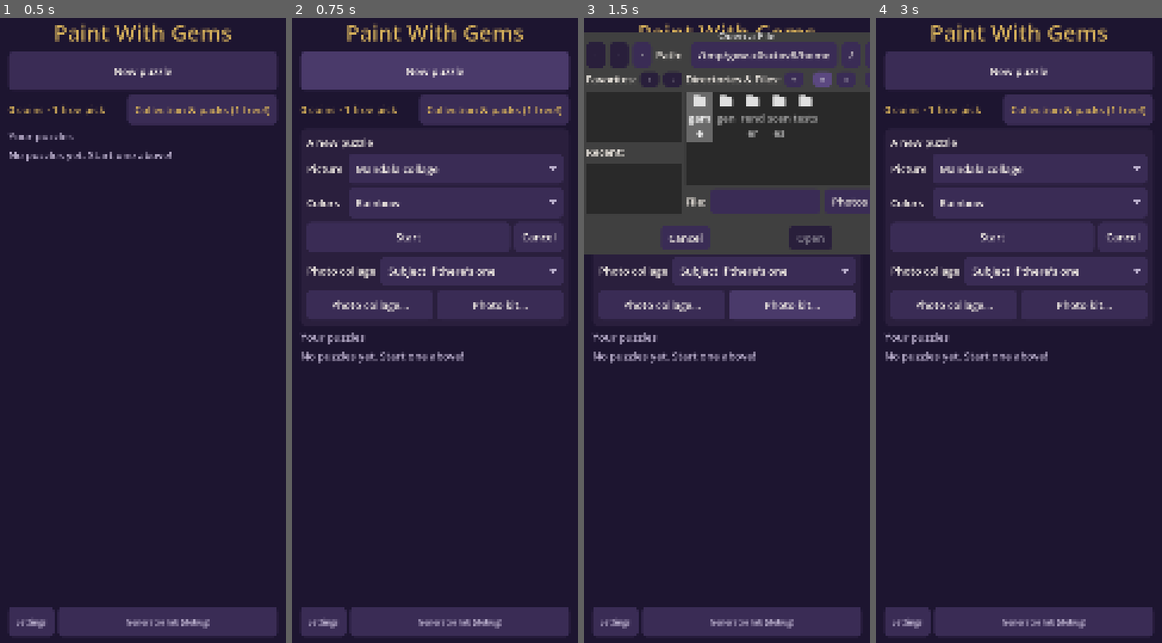
Above: before the commit, frames 1-4 (left to right).
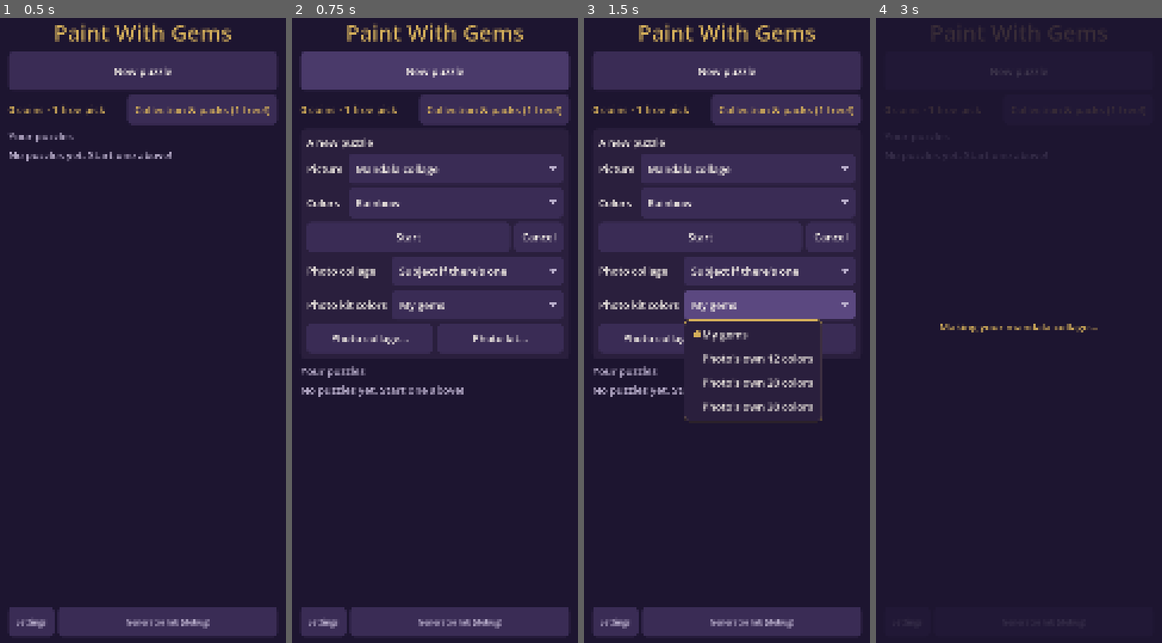
Above: after the commit, the same moments.

Repository: squishter/redesigned-octo-pancake
Game: Godot game, scene res://scenes/game/app.tscn
Two runs of this game, one before a commit and one after it. Both use one fixed random seed, a clock stepped at 60 frames per second and the inputs below.
Inputs (mouse positions are in pixels of both pictures, inside the frame that each line leads up to):
- Up to frame 1 (0.5 s): no input
- Up to frame 2 (0.75 s): click "New puzzle" at 0.5 s
- Up to frame 3 (1.5 s): click (769, 305) at 1.25 s, where only the run after the commit has a clickable "My gems"
- Up to frame 4 (3 s): click "New puzzle" at 2 s; click "Start" at 2.75 s

Frame 1 is identical in both runs. In frame 2, 6.0% of the frame differs, in the area x 3-95%, y 39-61%; in frame 3, 23%; in frame 4, 33%, in the area x 3-97%, y 0-99%.

Commit message:
Photo kits can use the photo's own colors instead of her gems
A "Photo kit colors" choice: her gems (as before), or the photo's own
12, 20 or 30 colors (k-means in Lab, exact, no gem ids) with lighter
diffusion. On sample photos 12 own colors come to 2-4 ΔE against the
photo, versus 8-10 with the 10 starting gems.

Co-Authored-By: Claude Opus 5.5 <noreply@anthropic.com>
Claude-Session: https://claude.ai/code/session_012LQ98ouQSfmigWkvsK1VMn

Diff:
--- a/game/puzzle_maker.gd
+++ b/game/puzzle_maker.gd
@@ -25,6 +25,9 @@
 ## (from a little way off), lower scatters fewer odd drills.
 const PHOTO_KIT_CELLS := 6000
 const PHOTO_DITHER := 0.85
+## With the photo's own colors (request `kit_colors` > 0) the palette
+## already fits the photo, so less carries on.
+const PHOTO_OWN_DITHER := 0.5
 ## Picture features make() knows (GemCatalog.FEATURES must be among them).
 const FEATURES := ["frames", "backgrounds", "collars", "zoom", "wobble"]
 
@@ -39,7 +42,8 @@
 ##
 ## Photo puzzles (GemCatalog.PHOTO_MODES) take `photo` (an Image) in the
 ## request instead of a theme (and photo collages `subject`, see
-## PhotoEdges); the photo isn't kept in the puzzle's request.
+## PhotoEdges; photo kits `kit_colors`: 0 for her gem colors, else that
+## many of the photo's own colors); the photo isn't kept in the request.
 static func make(request: Dictionary, unlocks: Dictionary) -> Dictionary:
 	if request.get("photo") is Image:
 		return _photo(request, unlocks)
@@ -101,8 +105,9 @@
 	if request["type"] == "photo_kit":
 		var rng := RandomNumberGenerator.new()
 		rng.seed = hash([seed_value, "kit"])
+		opts["kit_colors"] = int(request.get("kit_colors", 0))
 		picture = _kit(seed_value, opts, unlocks, rng, photo)
-		picture["source"] = {"kind": "photo"}
+		picture["source"] = {"kind": "photo", "kit_colors": opts["kit_colors"]}
 	else:
 		picture = PictureSources.photo_collage(photo, opts)
 	var kept := request.duplicate()
@@ -128,9 +133,13 @@
 	if image == null:
 		image = PictureSources.mandala_image(seed_value, opts)
 	else:
-		# A photo: every gem she has, straight from each cell's color, no crop.
+		# A photo: every gem she has (or the photo's own `kit_colors` colors),
+		# straight from each cell's color, no crop.
 		size = KitGenerator.board_for(image, PHOTO_KIT_CELLS)
 		kit_options.merge({"size": size, "direct": true, "dither": PHOTO_DITHER, "cleanup": false}, true)
+		var own: int = opts.get("kit_colors", 0)
+		if own > 0:
+			kit_options.merge({"exact": true, "colors": own, "dither": PHOTO_OWN_DITHER}, true)
 	var kit := KitGenerator.generate(image, kit_options)
 	var w: int = kit["width"]
 	var h: int = kit["height"]
--- a/gen/kit_generator.gd
+++ b/gen/kit_generator.gd
@@ -31,6 +31,8 @@
 ##   seed: int                                                         (default 1)
 ##   direct: map each cell straight to its nearest gem (no k-means
 ##           first, so no colors averaged away), for photos     (default false)
+##   exact: with direct, the palette is the picture's own `colors` colors
+##          (k-means in Lab), not gem colors: entries have no gem id (default false)
 ##   dither: 0..1, with direct: how much of each cell's leftover color
 ##           carries on to its neighbors (Floyd-Steinberg in Lab, back and
 ##           forth), so two gems side by side read as the color between
@@ -54,7 +56,10 @@
 		for x in board.x:
 			pixels[y * board.x + x] = img.get_pixel(x, y)
 	if options.get("direct", false):
-		var direct := map_direct(pixels, board.x, board.y, gems, options.get("dither", 0.0))
+		var palette := gems
+		if options.get("exact", false):
+			palette = own_colors(pixels, n_colors, options.get("seed", 1))
+		var direct := map_direct(pixels, board.x, board.y, palette, options.get("dither", 0.0))
 		return _build_pattern(direct["cells"], direct["entries"], board, options.get("drill", "round"))
 	var q := ColorQuantizer.quantize(pixels, n_colors, options.get("seed", 1))
 	var centers: PackedVector3Array = q["centers"]
@@ -144,6 +149,16 @@
 		lab[y * w + x] += err
 
 
+## The picture's own `n` colors (k-means in Lab), as a palette of
+## {id: null, color}.
+static func own_colors(pixels: PackedColorArray, n: int, seed_value: int) -> Array:
+	var centers: PackedVector3Array = ColorQuantizer.quantize(pixels, n, seed_value)["centers"]
+	var out := []
+	for c in centers:
+		out.append({"id": null, "color": LabColor.to_color(c)})
+	return out
+
+
 ## A board about `cells` cells big in the photo's own shape, so nothing is
 ## cropped away.
 static func board_for(img: Image, cells: int) -> Vector2i:
--- a/scenes/game/main_menu.gd
+++ b/scenes/game/main_menu.gd
@@ -29,6 +29,7 @@
 var _new_title: Label
 var _photo_row: Control
 var _subject: OptionButton
+var _kit_colors: OptionButton
 var _photo_dialog: FileDialog
 ## Which photo puzzle the picker is choosing a photo for.
 var _photo_kind := ""
@@ -102,6 +103,12 @@
 	for pair: Array in [["auto", "Subject if there's one"], ["on", "Subject only"], ["off", "Whole photo"]]:
 		_subject.add_item(pair[1])
 		_subject.set_item_metadata(_subject.item_count - 1, pair[0])
+	# Photo kits: her gems, or the photo's own colors in that many.
+	_kit_colors = _options(photo_grid, "Photo kit colors")
+	for pair: Array in [[0, "My gems"], [12, "Photo's own 12 colors"], [20, "Photo's own 20 colors"],
+			[30, "Photo's own 30 colors"]]:
+		_kit_colors.add_item(pair[1])
+		_kit_colors.set_item_metadata(_kit_colors.item_count - 1, pair[0])
 	var photo_buttons := HBoxContainer.new()
 	_photo_row.add_child(photo_buttons)
 	for kind: String in GemCatalog.PHOTO_MODES:
@@ -238,6 +245,7 @@
 	_request = PuzzleMaker.new_request(kind, "")
 	_request["photo"] = photo
 	_request["subject"] = _subject.get_item_metadata(maxi(_subject.selected, 0))
+	_request["kit_colors"] = _kit_colors.get_item_metadata(maxi(_kit_colors.selected, 0))
 	_new_panel.visible = false
 	_busy_label.text = "Making your %s…" % GemCatalog.puzzle_name(kind).to_lower()
 	_busy.visible = true
--- a/tests/run_generators.gd
+++ b/tests/run_generators.gd
@@ -1066,6 +1066,21 @@
 		check(p["slots"].size() >= 300 and off == 0, "%s: %d slots, %d in locked colors" % [kind, p["slots"].size(), off])
 		check(not p["puzzle"].has("photo"), "%s keeps the photo in its request" % kind)
 		check(PatternIO.from_json(PatternIO.to_json(p))["slots"].size() == p["slots"].size(), "%s didn't save" % kind)
+	# A photo kit in the photo's own colors: that many at most, exact, no gem ids.
+	var own := PuzzleMaker.new_request("photo_kit", "")
+	own["photo"] = photo
+	own["kit_colors"] = 12
+	var kit_own := PuzzleMaker.make(own, GemCatalog.default_unlocks())
+	var hexes := {}
+	var with_gem := 0
+	for s in kit_own["slots"]:
+		hexes[(s["target_color"] as Color).to_html(false)] = true
+		if s["target_gem"] != null:
+			with_gem += 1
+	check(hexes.size() <= 12 and hexes.size() >= 6 and with_gem == 0, "own-color kit: %d colors, %d with gems" % [
+			hexes.size(), with_gem])
+	var back := PatternIO.from_json(PatternIO.to_json(kit_own))
+	check(back["slots"][0]["target_gem"] == null and back["slots"][0]["target_color"] is Color, "own-color kit didn't save")
 
 
 ## Progress saves bit by bit and comes back the same.
Not shown, changed: README.md
